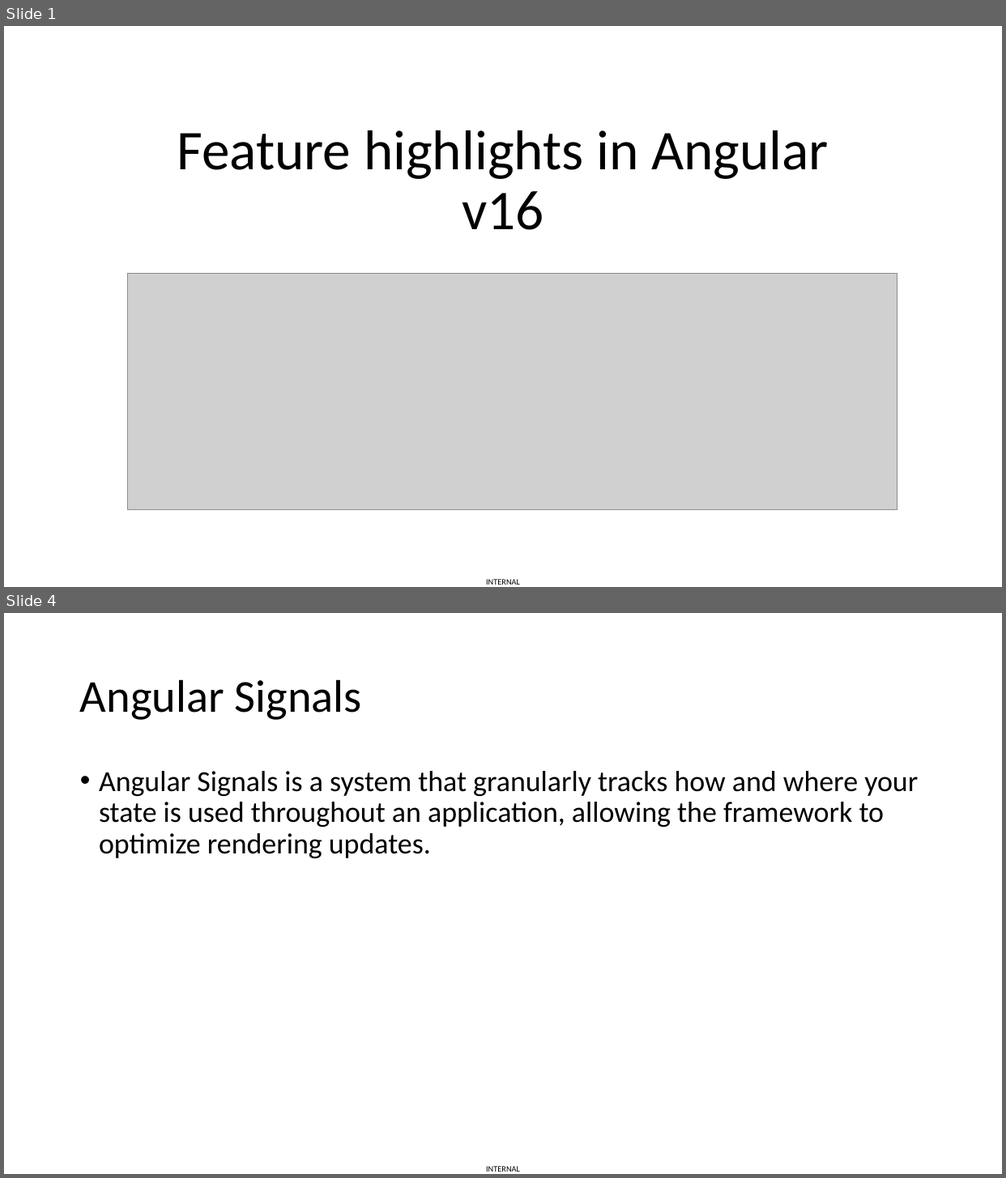
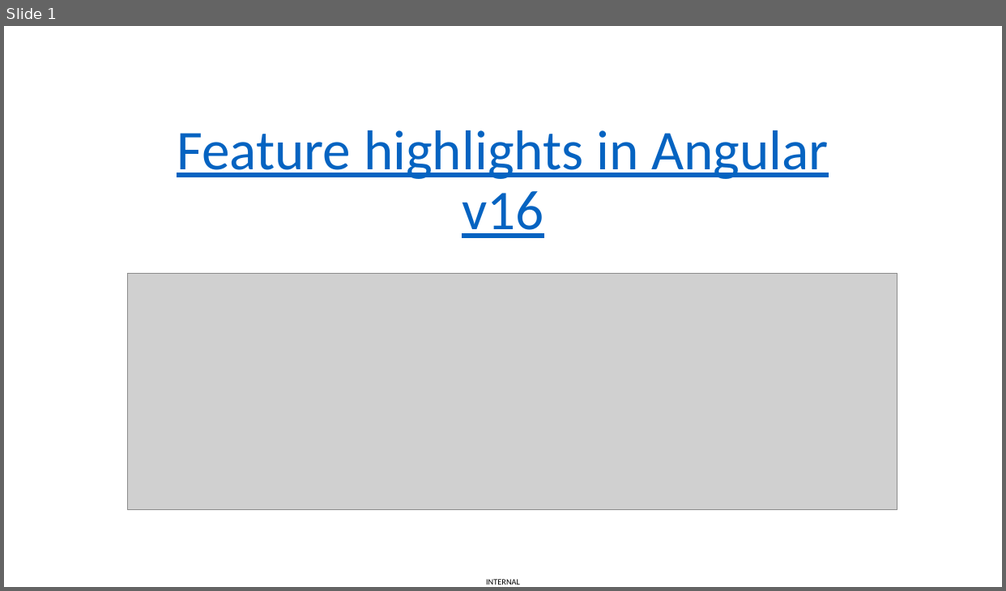
Before and after one commit to vuthaphai/ng-v16-new-features, a slide deck: Angular v16.pptx. Shown one above the other, each under a label of ours: slides 1 and 4 before the commit, slide 1 after it; the slides between them are not shown. The pictures are 1006x1178 and 1006x591 pixels, drawn with LibreOffice and Linux fonts; fonts in the diff are those of the drawing; grey boxes stand for pictures. Boxes give left, top, right and bottom in pixels: in the first picture for what was removed or moved away, otherwise in the second. Text is boxed around its words. In the diff, an @@ line names an element or a change of style, - is before the commit and + after.

```diff
--- a/Angular v16.pptx
+++ b/Angular v16.pptx
@@ slide 4 removed at (4,613,1002,1174), background #FFFFFF; not listed: 1 template element that a slide beside it also shows @@
@@ title removed at (80,679,362,720) @@
-Angular Signals
@@ text removed at (99,771,918,858) @@
-• Angular Signals is a system that granularly tracks how and where your state is used throughout an application, allowing the framework to optimize rendering updates.
@@ slide 1 changed as well @@
@@ title "Feature highlights in Angular v16" at (177,130,829,238): text colour #000000 to #0563C1, underline on @@
```
Also in this commit, not shown: 1 other slide changed, 15 slides added, 3 other slides removed.
